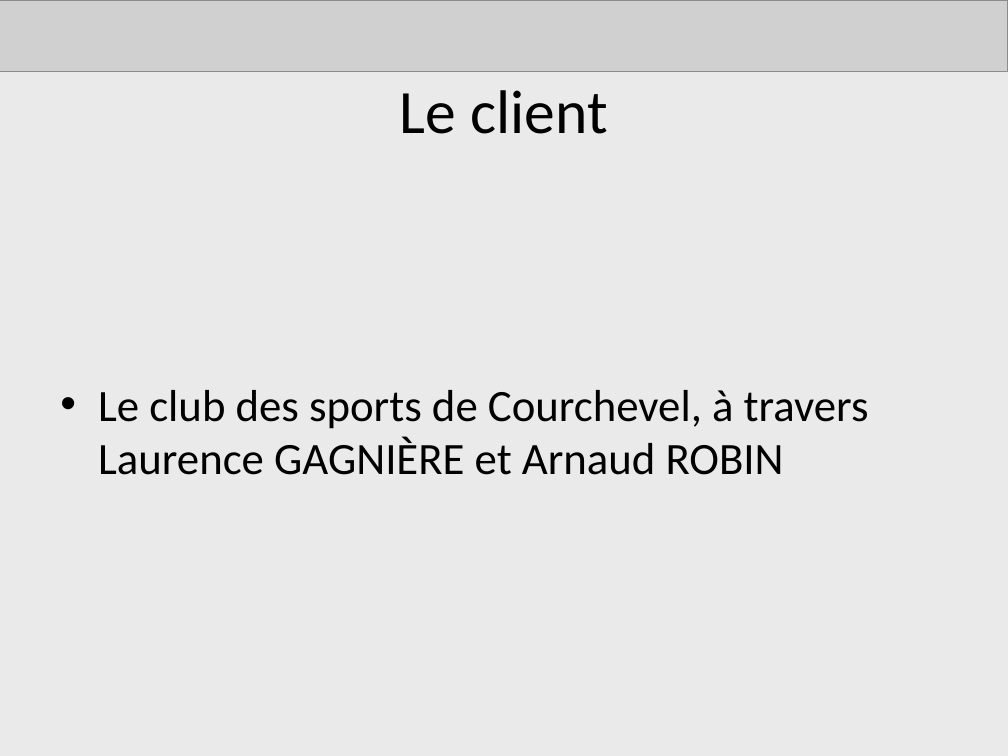
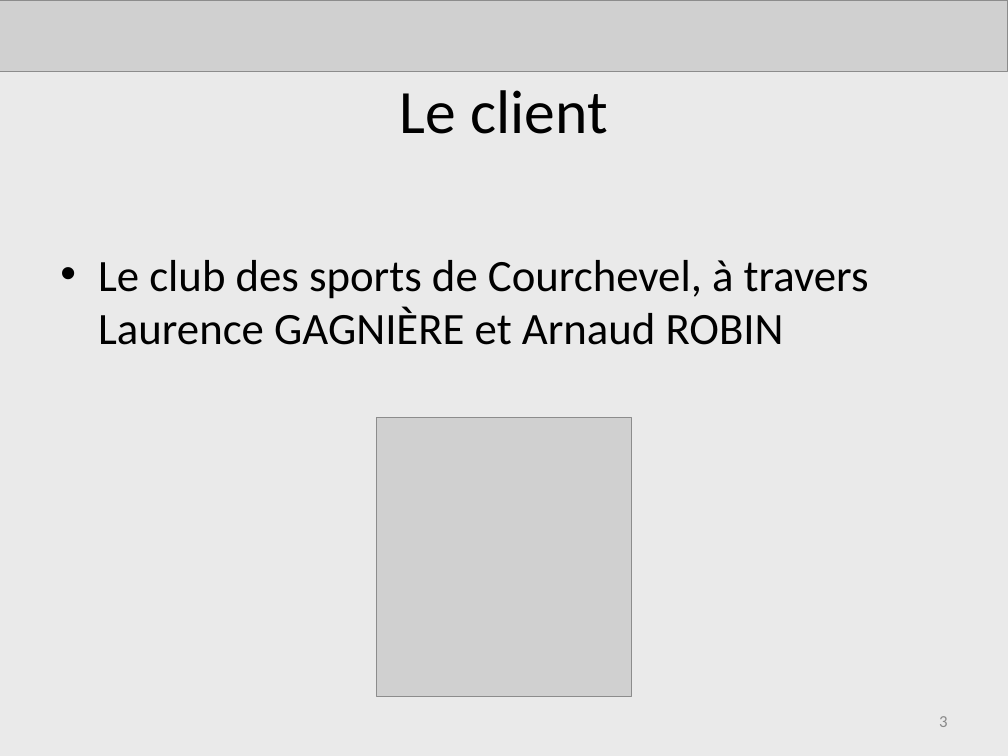
Before and after one commit to AdrienLombard/SimplePass, a slide deck: slide 3 of source/Projet Courchevel - Bilan intermédiaire - Copie.ppt. Drawn at 1008x756 pixels with LibreOffice and Linux fonts; fonts in the diff are those of the drawing; grey boxes stand for pictures. Boxes give left, top, right and bottom in pixels: in the first picture for what was removed or moved away, otherwise in the second. Text is boxed around its words. In the diff, an @@ line names an element or a change of style, - is before the commit and + after.

```diff
--- a/source/Projet Courchevel - Bilan intermédiaire - Copie.ppt
+++ b/source/Projet Courchevel - Bilan intermédiaire - Copie.ppt
@@ text "Le club des sports de ...": place and size @@
-text "Le club des sports de ..." at box(98, 390, 869, 475)
+text "Le club des sports de ..." at box(98, 260, 869, 345)
@@ picture added at box(377, 417, 631, 697) @@
@@ page number added at box(939, 716, 947, 727), 12 pt, text #898989 @@
+3
```
Also in this commit, not shown: 9 other slides changed, 3 slides added, 1 other file.
